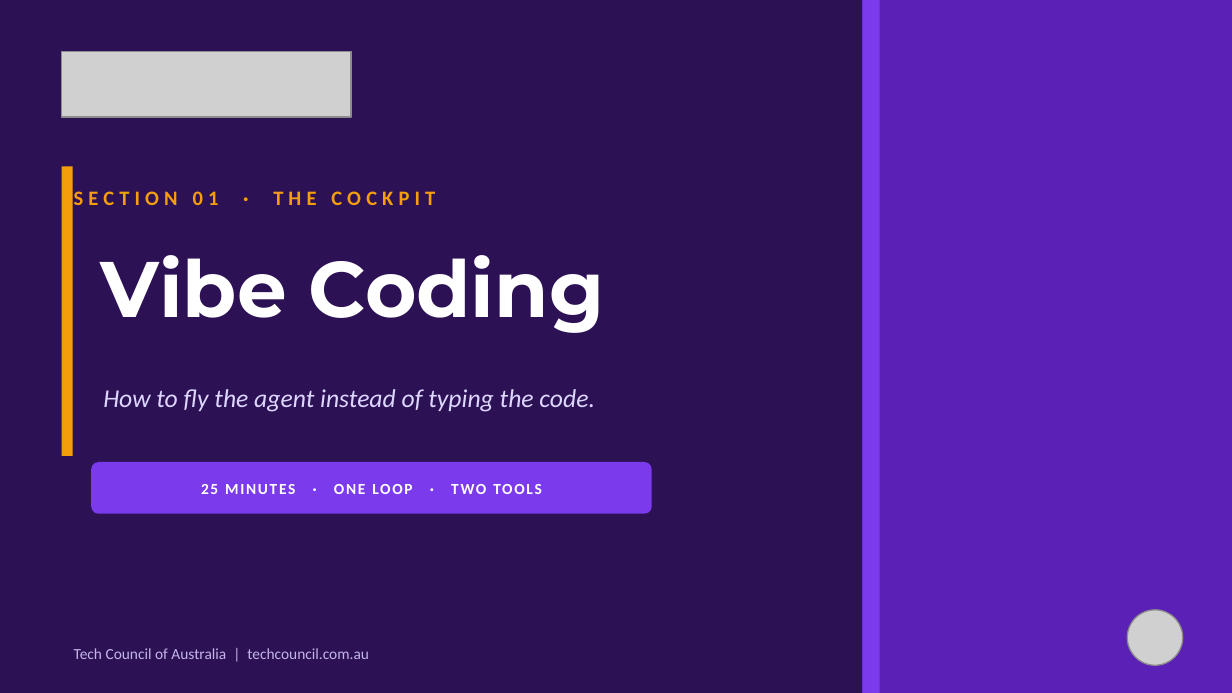
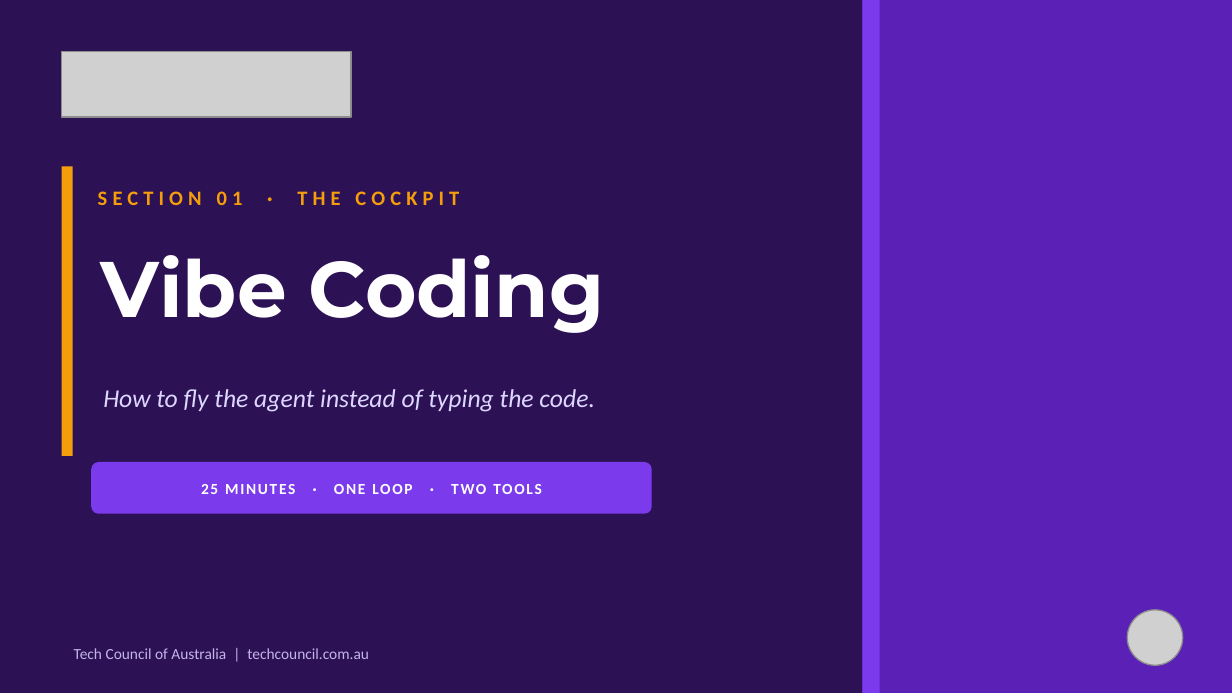
Before and after one commit to paulkeen/tca-habits, a slide deck: slide 1 of docs/TCA-Vibe-Coding.pptx. Drawn at 1232x693 pixels with LibreOffice and Linux fonts; fonts in the diff are those of the drawing; grey boxes stand for pictures. Boxes give left, top, right and bottom in pixels: in the first picture for what was removed or moved away, otherwise in the second. Text is boxed around its words. In the diff, an @@ line names an element or a change of style, - is before the commit and + after.

```diff
--- a/docs/TCA-Vibe-Coding.pptx
+++ b/docs/TCA-Vibe-Coding.pptx
@@ text "SECTION 01 · THE COCKPIT": place and size @@
-text "SECTION 01 · THE COCKPIT" at (74, 191, 435, 205)
+text "SECTION 01 · THE COCKPIT" at (98, 191, 459, 205)
```
Also in this commit, not shown: 2 other slides changed, 2 slides added, 5 other files.
